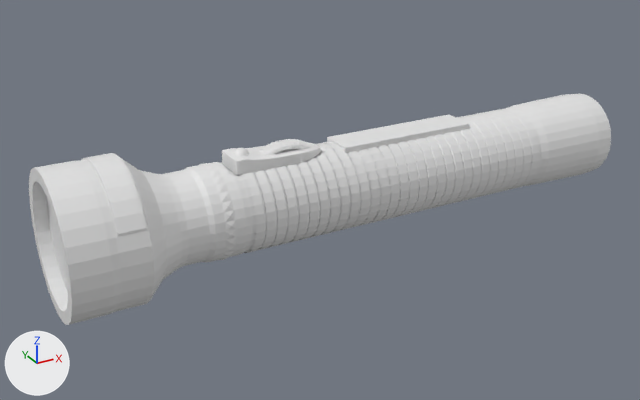
The FBX model Assets/Art/Models/flashlight.fbx, before and after one commit.
Camera for both pictures: a 50 mm lens placed at (-0.643, -1.034, 0.5), pointed at (-0.058, 0.028, -0.031). The lights are fixed; the arrows at lower left show +X, +Y and +Z. Where no turn or scale is listed for an object, it has been applied to the vertices.
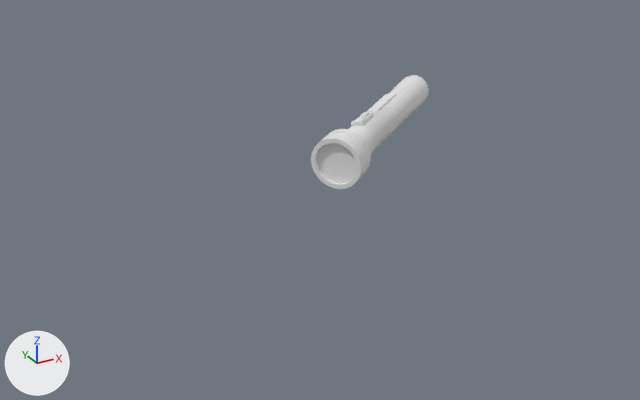
Where the newer file only moved an object's origin or applied its transform, the numbers keep the older frame.

Boxes (x1, y1, x2, y2) around the edits, measured in the pictures (640 x 400 px):
'Cylinder', moved, turned, rescaled: before (29, 94, 611, 325); after (311, 75, 429, 189)
'UIPlace1', moved, turned, rescaled: before (82, 153, 147, 237); after (323, 129, 366, 145)
'UIplace2', moved, turned, rescaled: before (327, 115, 470, 153); after (367, 93, 397, 112)
'Cube.013', reshaped (77% narrower, 58% shorter): before (222, 143, 321, 175); after (351, 113, 373, 126)
'Cylinder.002', moved, turned, rescaled: before (47, 199, 68, 292); after (317, 143, 357, 183)
'Torus', moved, turned, rescaled: before (258, 139, 312, 155); after (359, 112, 370, 119)
'Sphere', moved, rescaled (not visible afterwards): before (233, 148, 249, 156)

What changed in the scene script:
```text
Change me_cube_022:
    where me_cube_022.from_pydata(...)  # 2838 vertices, 2716 faces; spans x -0.0715..0.0661, y -0.0259..0.0259, z -0.0084..0.0125
    used by ob_cube_013; location = (-0.144, -0.003, 0.066)
    me_cube_022 part 1: the whole mesh is multiplied about its middle by the matrix ((0.294, -0.21, -0.071), (0.221, 0.287, 0.067), (0.017, -0.096, 0.355)), then moved by (0.1469, 0.0085, 0.025)
Change ob_sphere:
    ob_sphere.location: (-0.197, -0.003, 0.075) -> (-0.015, -0.005, 0.095)
    ob_sphere.scale: (0.0109, 0.0109, 0.0109) -> (0.00402, 0.00402, 0.00402)
Change ob_cylinder_002:
    ob_cylinder_002.location: (-0.442, -0.003, 0.002) -> (-0.082, -0.064, 0.065)
    ob_cylinder_002.rotation_euler: (0.0, 1.571, 0.0) -> (-1.394, 1.303, -0.756)  # degrees (0, 90, 0) -> degrees (-80, 75, -43)
    ob_cylinder_002.scale: (0.0664, 0.0664, 0.0664) -> (0.0244, 0.0244, 0.0244)
Change ob_cylinder:
    ob_cylinder.location: (-0.029, -0.003, 0.012) -> (0.039, 0.028, 0.075)
    ob_cylinder.rotation_euler: (0.0, 1.571, 0.0) -> (-1.394, 1.303, -0.756)  # degrees (0, 90, 0) -> degrees (-80, 75, -43)
    ob_cylinder.scale: (0.0664, 0.0664, 0.0664) -> (0.0244, 0.0244, 0.0244)
Change ob_torus:
    ob_torus.location: (-0.132, -0.003, 0.074) -> (0.004, 0.009, 0.095)
    ob_torus.rotation_euler: (1.571, 0.0, 0.0) -> (1.307, -0.0465, 0.644)  # degrees (90, 0, 0) -> degrees (75, -2.7, 37)
    ob_torus.scale: (0.0408, 0.0238, 0.055) -> (0.015, 0.00876, 0.0202)
Change ob_uiplace2:
    ob_uiplace2.location: (0.058, -0.005, 0.064) -> (0.061, 0.05, 0.095)
    ob_uiplace2.rotation_euler: (0.0, 0.0, 0.0) -> (-0.264, -0.0465, 0.644)  # degrees (0, 0, 0) -> degrees (-15, -2.7, 37)
    ob_uiplace2.scale: (0.108, 0.0257, 0.00505) -> (0.0398, 0.00946, 0.00186)
Change ob_uiplace1:
    ob_uiplace1.location: (-0.38, -0.003, 0.073) -> (-0.068, -0.046, 0.091)
    ob_uiplace1.rotation_euler: (0.0, 1.571, 0.0) -> (-1.394, 1.303, -0.756)  # degrees (0, 90, 0) -> degrees (-80, 75, -43)
    ob_uiplace1.scale: (0.0652, 0.0664, 0.0572) -> (0.024, 0.0244, 0.021)
```
